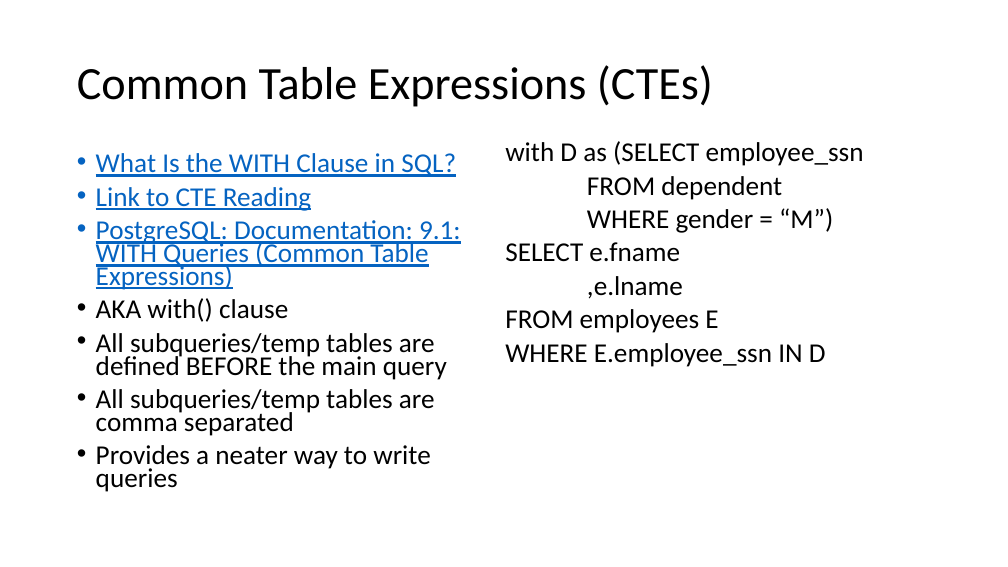
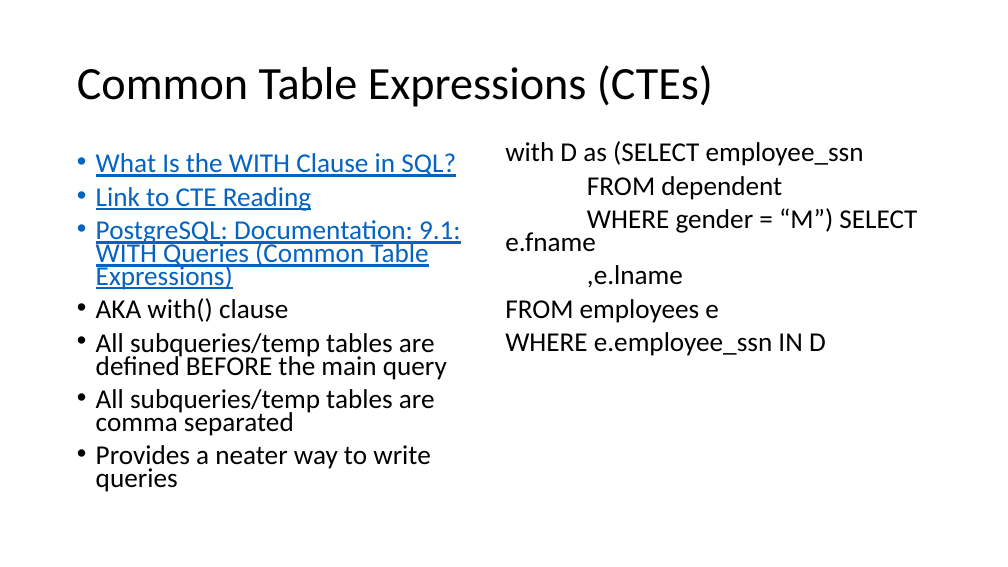
Before and after one commit to jannand09/DSE6210, a slide deck: slide 3 of Week4/Notes/Week 4.pptx. Drawn at 1008x567 pixels with LibreOffice and Linux fonts; fonts in the diff are those of the drawing. Boxes give left, top, right and bottom in pixels: in the first picture for what was removed or moved away, otherwise in the second. Text is boxed around its words. In the diff, an @@ line names an element or a change of style, - is before the commit and + after.

```diff
--- a/Week4/Notes/Week 4.pptx
+++ b/Week4/Notes/Week 4.pptx
@@ text at (505,208,917,252): text changed @@
-WHERE gender = “M”)
-SELECT e.fname
+WHERE gender = “M”) SELECT e.fname
@@ text at (505,299,826,356): text changed @@
-FROM employees E
-WHERE E.employee_ssn IN D
+FROM employees e
+WHERE e.employee_ssn IN D
```
Also in this commit, not shown: 2 other slides changed, 6 other files.
